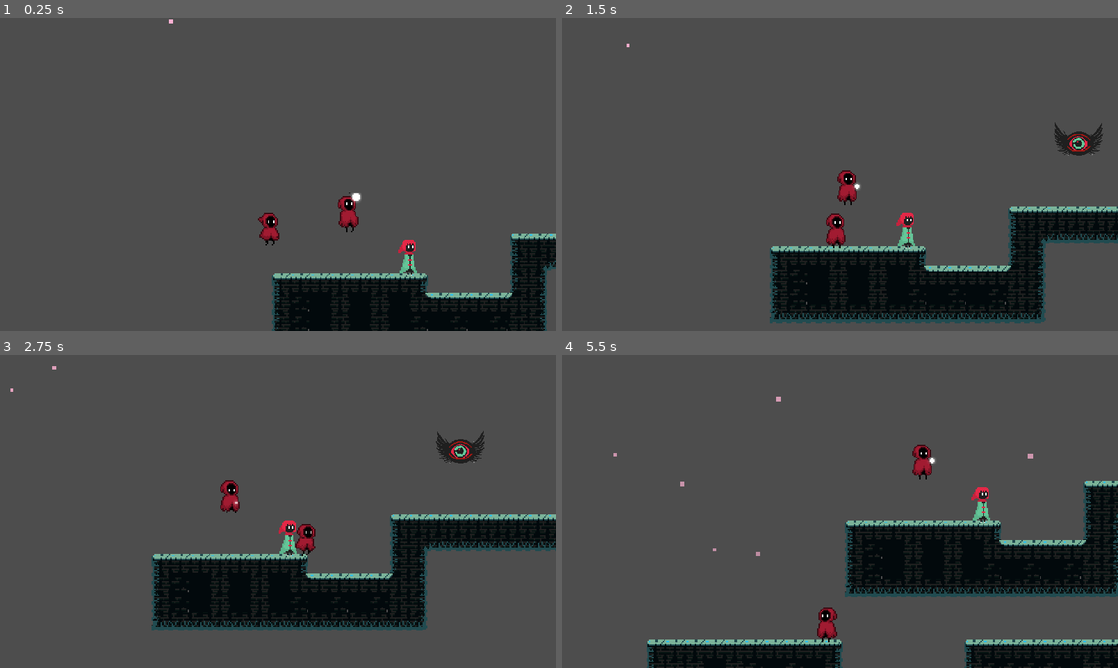
Above: before the commit, frames 1-4 (two rows, left to right).
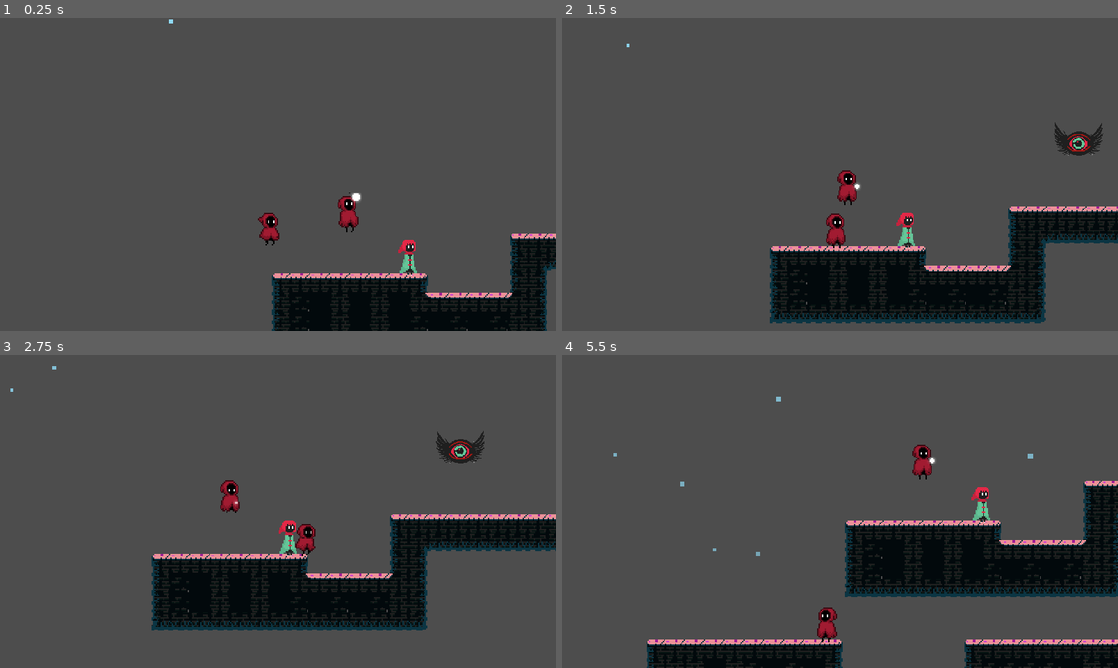
Above: after the commit, the same moments.

Repository: Driannn/AcerolaJam0
Game: Godot game, scene res://Scenes/Main scene/main_scene.tscn
Two runs of this game, one before a commit and one after it. Both use one fixed random seed, a clock stepped at 60 frames per second and the inputs below.
Inputs (mouse positions are in pixels of both pictures, inside the frame that each line leads up to):
- Up to frame 1 (0.25 s): no input
- Up to frame 2 (1.5 s): tap Enter (ui_accept) at 0.5 s; move the mouse to (962, 158) at 0.52 s; hold D (move_right) 0.53-1.28 s; hold F 0.53-1.28 s; click (962, 158) at 0.67 s; tap Space (jump) at 0.77 s; move the mouse to (728, 190) at 1.27 s; hold S from 1.28 s (still down); tap F at 1.35 s
- Up to frame 3 (2.75 s): tap Space (jump) at 1.52 s; move the mouse to (333, 442) at 2.02 s; release S at 2.03 s; hold D (move_right) from 2.03 s (still down); hold F from 2.03 s (still down)
- Up to frame 4 (5.5 s): move the mouse to (812, 574) at 2.77 s; release D (move_right) at 2.78 s; release F at 2.78 s; hold W 2.78-3.53 s; tap F at 2.85, 4.35 s; click (812, 574) at 2.92 s; tap Space (jump) at 3.02, 3.77, 4.52 s; move the mouse to (1006, 558) at 3.52 s; hold F 3.53-4.28 s; hold A (move_left) 3.53-5.03 s; move the mouse to (673, 464) at 4.27 s; move the mouse to (867, 511) at 5.02 s; hold S from 5.03 s (still down); hold F from 5.03 s (still down); click (867, 511) at 5.17 s

The runs differ from the first frame. In frame 1, 0.7% of the frame differs, in the area x 30-100%, y 0-90%; in frame 2, 0.9%; in frame 3, 1.0%; in frame 4, 1.6%, in the area x 9-100%, y 13-93%.

Commit message:
silly splash screen

Diff:
--- a/Scenes/Main scene/main_scene.tscn
+++ b/Scenes/Main scene/main_scene.tscn
@@ -14,6 +14,15 @@
 
 [node name="MyTileMap" parent="LevelsContainer" instance=ExtResource("2_b388d")]
 layer_0/tile_data = PackedInt32Array(786452, 65537, 2, 917523, 131073, 1, 851987, 131073, 1, 786451, 262145, 0, 720915, …(39674 unchanged characters)…
+
+[node name="ColorRect" type="ColorRect" parent="LevelsContainer"]
+anchors_preset = 15
+anchor_right = 1.0
+anchor_bottom = 1.0
+grow_horizontal = 2
+grow_vertical = 2
+size_flags_horizontal = 4
+color = Color(0.2, 0, 0.0117647, 1)
 
 [node name="EntityContainer" type="Node2D" parent="."]
 
@@ -69,7 +78,7 @@
 lifetime = 15.0
 speed_scale = 1.05
 emission_rect_extents = Vector2(512, 1)
-color = Color(1, 0.698039, 0.827451, 1)
+color = Color(0.560784, 0.85098, 0.952941, 1)
 
 [node name="PhantomCamera2D2" type="Node2D" parent="Cameras"]
 position = Vector2(128, 168)
--- a/project.godot
+++ b/project.godot
@@ -13,7 +13,10 @@
 config/name="Acerola Jam 0"
 run/main_scene="res://Scenes/Main scene/main_scene.tscn"
 config/features=PackedStringArray("4.2", "GL Compatibility")
+boot_splash/bg_color=Color(0.0745098, 0.0745098, 0.0745098, 1)
+boot_splash/image="res://Godot splash Screen.png"
 config/icon="res://icon.svg"
+boot_splash/minimum_display_time=3000
 
 [display]
 
Binary file changed: Assets/Enviroment/FullTileSet_AcerolaJam0-Sheet.png
Binary file added: Godot splash Screen.png
Not shown, added: Godot splash Screen.png.import
